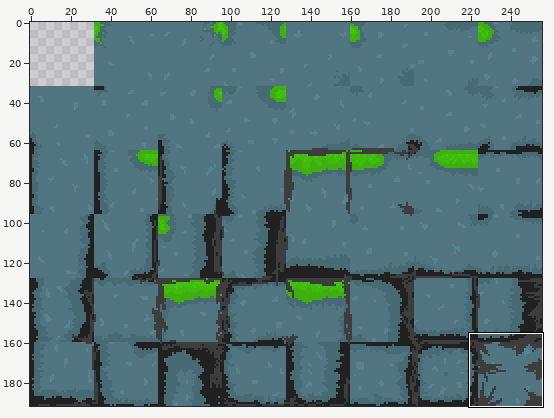
A sprite sheet gets an edit: sprites/sTile_OutsideHit/layers/28045cd6-3a02-4a3d-90b1-30481db70d2b/4b8a7253-060b-4e0e-a1a9-32f5dc4f047f.png. The picture above shows the old version from afar; the outline marks the close-up.
Close-up. As it was:
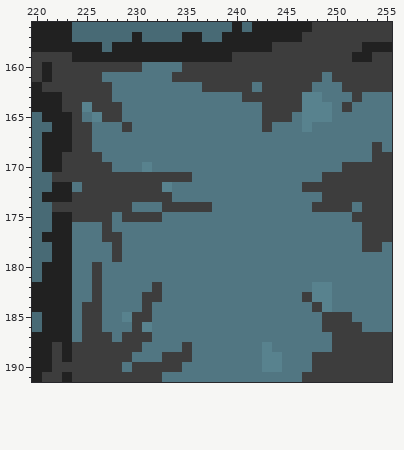
The file is 256x192 pixels. Shown: x 220..255, y 156..191.
The same view after the edit:
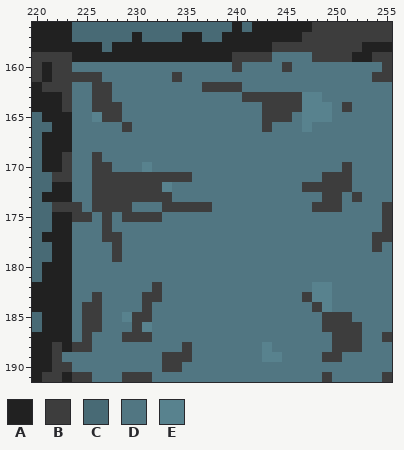
Palette (. is transparent): A #212121  B #3d3d3d  C #486a75  D #517682  E #58828e
Difference:
y 159: x 244..247 BBBB -> DDDD
y 160: x 224..230 BBBBBBB -> DDDDDDD; x 235..239 BBBBB -> DDDDD; x 241..244 BBBB -> DDDD; x 246..254 BBBBBBBBB -> DDDDDDDDD
y 161: x 235..248 BBBBBBBBBBBBBB -> DDDDDDDDDDDDDD; x 250..253 BBBB -> DDDD
y 162: x 224..225 BB -> DD; x 241 B -> D; x 243..247 BBBBB -> DDDDD; x 251..255 BBBBB -> DDDDD
y 163: x 224..225 BB -> DD; x 252 B -> D
y 164: x 224..225 BE -> DD
y 165: x 224 B -> D
y 166..167: x 224..225 BB -> DD
y 168: x 224..225 BB -> DD; x 254 B -> D
y 169: x 224..225 BB -> DD; x 254..255 BB -> DD
y 170..171: x 224..225 BB -> DD; x 252..255 BBBB -> DDDD
y 172: x 225 B -> D; x 252..255 BBBB -> DDDD
y 173: x 224..225 BB -> DD; x 251 B -> D; x 253..255 BBB -> DDD
y 174: x 225 B -> D; x 251 B -> D; x 253..254 BB -> DD
y 175: x 226 B -> D; x 252..254 BBB -> DDD
y 176: x 253..254 BB -> DD
y 177..178: x 253 B -> D
y 180..182: x 226 B -> D
y 187: x 226..227 BB -> DD; x 253..254 BB -> DD
y 188: x 226..230 BBBBB -> DDDDD; x 253..255 BBB -> DDD
y 189: x 223..229 ABBBBBB -> DDDDDDD; x 248 B -> D; x 251..255 BBBBB -> DDDDD
y 190: x 224..228 BBBBB -> DDDDD; x 230..232 BBB -> DDD; x 243..244 EE -> DD; x 248..255 BBBBBBBB -> DDDDDDDD
y 191: x 226..228 BBB -> DDD; x 232 B -> D; x 247..248 BB -> DD; x 250..254 BBBBB -> DDDDD
Changed places in both close-ups, as pixel boxes (x1, y1, x2, y2):
changed: (182, 52, 392, 102)
changed: (72, 62, 142, 222)
changed: (342, 142, 392, 252)
changed: (92, 262, 102, 292)
changed: (62, 332, 162, 382)
changed: (262, 332, 392, 382)
